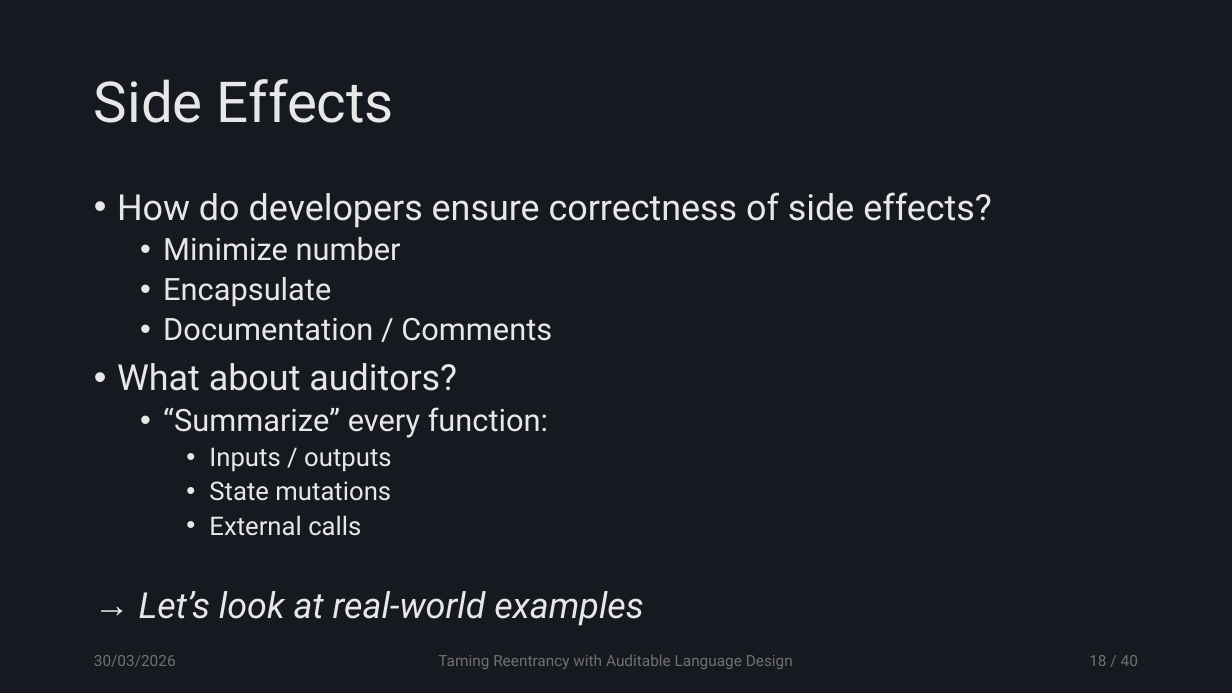
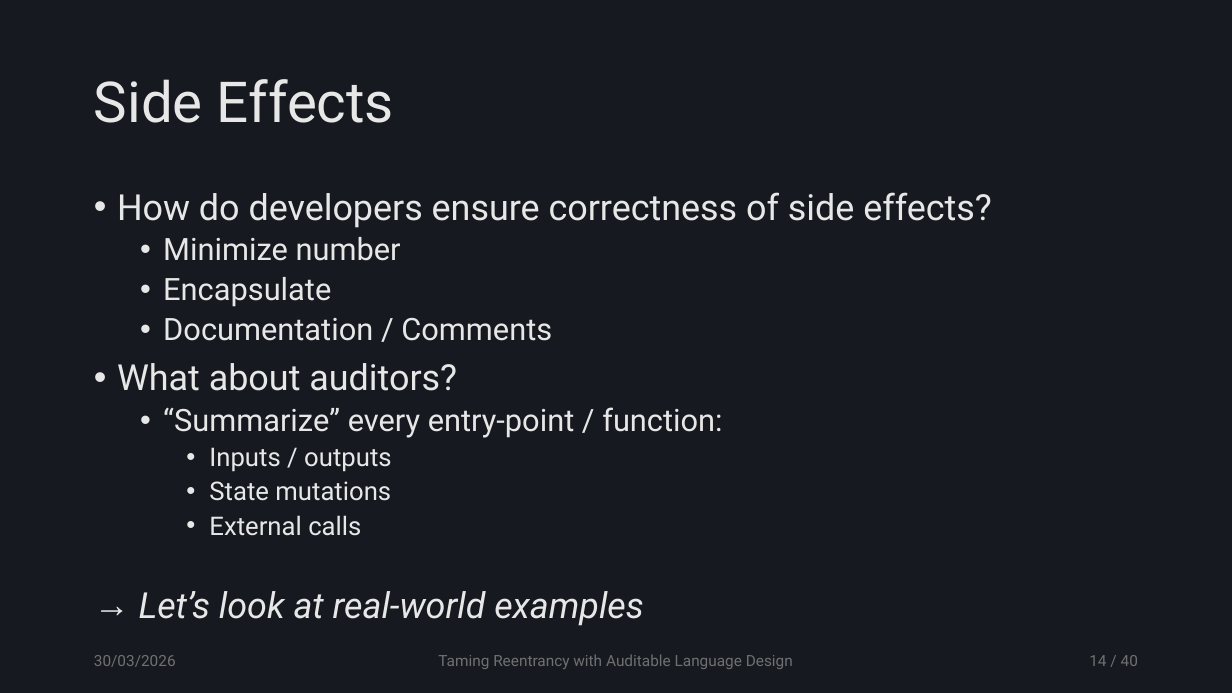
Before and after one commit to tzann/thesis, a slide deck: slide 14 of doc/presentation/Thesis.pptx (slide 18 before the commit). Drawn at 1232x693 pixels with LibreOffice and Linux fonts; fonts in the diff are those of the drawing. Boxes give left, top, right and bottom in pixels: in the first picture for what was removed or moved away, otherwise in the second. Text is boxed around its words. In the diff, an @@ line names an element or a change of style, - is before the commit and + after.

```diff
--- a/doc/presentation/Thesis.pptx
+++ b/doc/presentation/Thesis.pptx
@@ text at [163, 407, 722, 438]: text changed @@
-  • “Summarize” every function:
+  • “Summarize” every entry-point / function:
@@ page number at [1089, 655, 1138, 666]: text changed @@
-18 / 40
+14 / 40
```
Also in this commit, not shown: 6 other slides changed, 4 slides removed.
